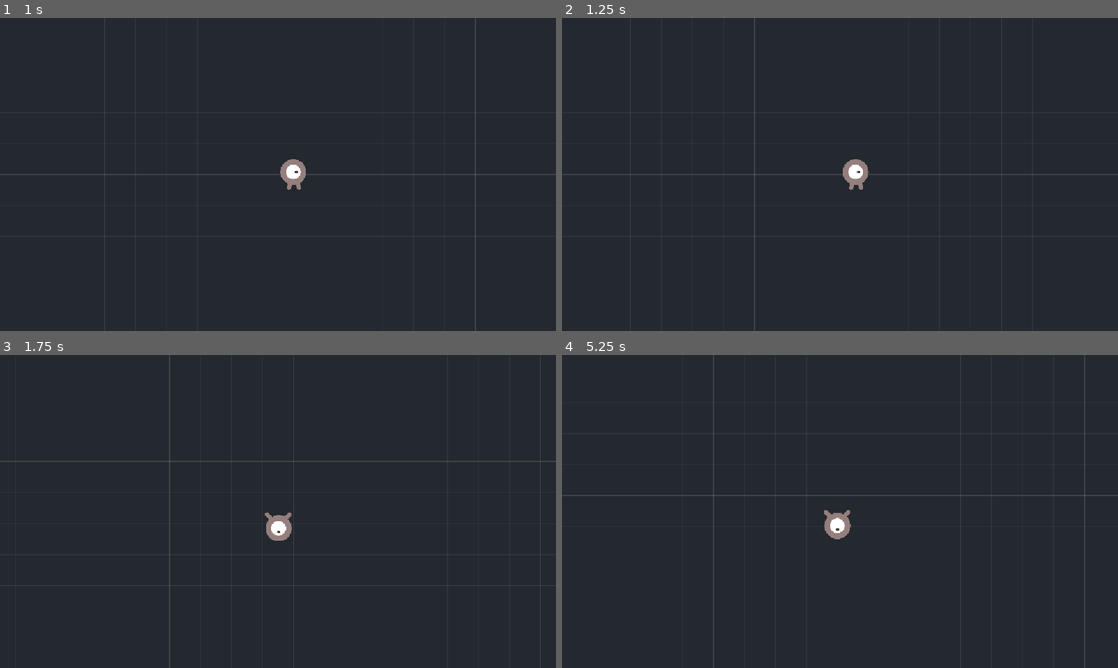
Above: before the commit, frames 1-4 (two rows, left to right).
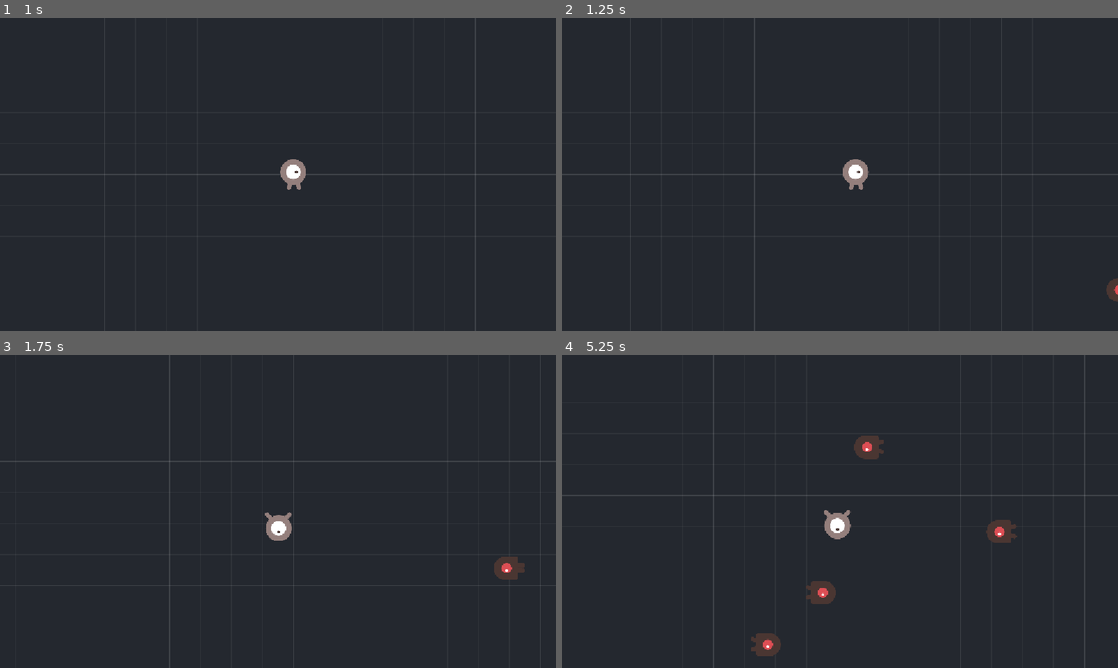
Above: after the commit, the same moments.

Repository: NielsHoekzema07/arena-survival
Game: Godot game, scene res://scenes/main/main.tscn
Same seed, same stepped clock (60 frames per second), same inputs: the game is played once before the commit and once after it.
Inputs:
- Up to frame 1 (1 s): tap Enter at 0.5 s; hold D (move_right) from 0.53 s (still down)
- Up to frame 2 (1.25 s): keep holding D (move_right)
- Up to frame 3 (1.75 s): tap Space at 1.25 s; release D (move_right) at 1.28 s; hold S (move_down) from 1.28 s (still down)
- Up to frame 4 (5.25 s): release S (move_down) at 2.03 s; hold D (move_right) 2.03-2.78 s; hold W (move_up) 2.78-3.53 s; hold A (move_left) 3.53-5.03 s; hold S (move_down) from 5.03 s (still down)

Frame 1 is identical in both runs. In frame 2, 0.1% of the frame differs, in the area x 97-100%, y 83-91%; in frame 3, 0.3%; in frame 4, 1.3%, in the area x 34-82%, y 25-97%.

Commit message:
Vijand die de speler achtervolgt, met spawner buiten beeld
- Enemy op CharacterBody2D, richting via direction_to (genormaliseerd)
- Spawner zet vijanden met een Timer op een cirkel van 700 px rond de
  speler, buiten de beelddiagonaal, en probeert opnieuw als het punt
  buiten het speelveld valt
- spawn_op() staat los van _ready, zodat de object pool in fase 7
  dezelfde functie kan gebruiken
- Docs: detectie is eenrichtingsverkeer, vijand heeft alleen world nodig

Diff:
--- /dev/null
+++ b/scenes/enemies/enemy.gd
@@ -0,0 +1,57 @@
+class_name Enemy
+extends CharacterBody2D
+
+## Vijand die recht op de speler afloopt.
+##
+## De vijand kijkt zelf alleen naar muren (`collision_mask` = world). Dat de
+## speler geraakt wordt en dat projectielen de vijand raken, wordt straks
+## afgehandeld door Area2D's aan de andere kant — zie docs/collision-layers.md.
+
+## Loopsnelheid in pixels per seconde.
+@export var speed: float = 120.0
+
+@onready var _sprite: AnimatedSprite2D = $AnimatedSprite2D
+
+var _doel: Node2D
+
+
+func _ready() -> void:
+	add_to_group("enemies")
+	_zoek_doel()
+
+
+## Zet de vijand op een startpositie. De spawner roept dit aan direct na het
+## aanmaken. In fase 7 roept de object pool dezelfde functie aan bij het
+## hergebruiken van een vijand, zodat er dan niets aan deze scene hoeft te
+## veranderen.
+func spawn_op(positie: Vector2) -> void:
+	global_position = positie
+	velocity = Vector2.ZERO
+	_zoek_doel()
+
+
+func _physics_process(_delta: float) -> void:
+	if not is_instance_valid(_doel):
+		# Speler is weg (game over of nog niet klaar): blijf staan.
+		velocity = Vector2.ZERO
+		_sprite.stop()
+		return
+
+	# direction_to levert een genormaliseerde vector op, dus de vijand loopt
+	# even snel ongeacht hoe ver de speler weg is.
+	var richting := global_position.direction_to(_doel.global_position)
+	velocity = richting * speed
+	move_and_slide()
+
+	_update_animatie(richting)
+
+
+func _zoek_doel() -> void:
+	_doel = get_tree().get_first_node_in_group("player")
+
+
+func _update_animatie(richting: Vector2) -> void:
+	_sprite.play()
+	# De sprite kijkt naar rechts; spiegel hem als de vijand naar links loopt.
+	if not is_zero_approx(richting.x):
+		_sprite.flip_h = richting.x < 0.0
--- /dev/null
+++ b/scenes/enemies/enemy.tscn
@@ -0,0 +1,36 @@
+[gd_scene load_steps=5 format=3]
+
+[ext_resource type="Script" path="res://scenes/enemies/enemy.gd" id="1_enemy"]
+[ext_resource type="Texture2D" uid="uid://b23rmqkgf5ryr" path="res://assets/art/enemyWalking_1.png" id="2_walk1"]
+[ext_resource type="Texture2D" uid="uid://q6u2gu2cq7yk" path="res://assets/art/enemyWalking_2.png" id="3_walk2"]
+
+[sub_resource type="SpriteFrames" id="SpriteFrames_enemy"]
+animations = [{
+"frames": [{
+"duration": 1.0,
+"texture": ExtResource("2_walk1")
+}, {
+"duration": 1.0,
+"texture": ExtResource("3_walk2")
+}],
+"loop": true,
+"name": &"default",
+"speed": 6.0
+}]
+
+[sub_resource type="CircleShape2D" id="CircleShape2D_enemy"]
+radius = 22.0
+
+[node name="Enemy" type="CharacterBody2D"]
+collision_layer = 2
+collision_mask = 16
+motion_mode = 1
+script = ExtResource("1_enemy")
+
+[node name="AnimatedSprite2D" type="AnimatedSprite2D" parent="."]
+scale = Vector2(0.5, 0.5)
+sprite_frames = SubResource("SpriteFrames_enemy")
+autoplay = "default"
+
+[node name="CollisionShape2D" type="CollisionShape2D" parent="."]
+shape = SubResource("CircleShape2D_enemy")
--- /dev/null
+++ b/scenes/enemies/enemy_spawner.gd
@@ -0,0 +1,73 @@
+class_name EnemySpawner
+extends Node2D
+
+## Zet met een vast interval vijanden neer op een cirkel rond de speler, net
+## buiten beeld. In fase 6 gaat het interval omlaag naarmate de run langer
+## duurt; in fase 7 komen de vijanden uit een object pool in plaats van uit
+## Instantiate().
+
+## Welke vijandscene er gespawnd wordt.
+@export var enemy_scene: PackedScene
+
+## Seconden tussen twee spawns.
+@export var spawn_interval: float = 1.0:
+	set(waarde):
+		spawn_interval = maxf(waarde, 0.05)
+		if is_instance_valid(_timer):
+			_timer.wait_time = spawn_interval
+
+## Afstand tot de speler waarop gespawnd wordt. Moet groter zijn dan de halve
+## beelddiagonaal (ongeveer 661 px bij 1152x648), anders zie je ze verschijnen.
+@export var spawn_afstand: float = 700.0
+
+## Bovengrens op het aantal levende vijanden, zodat een test niet eindeloos
+## doorgroeit.
+@export var max_vijanden: int = 200
+
+## Hoe ver een spawnpositie minimaal van de muur moet liggen.
+@export var muurmarge: float = 60.0
+
+var _timer: Timer
+var _doel: Node2D
+
+
+func _ready() -> void:
+	_doel = get_tree().get_first_node_in_group("player")
+
+	_timer = Timer.new()
+	_timer.wait_time = spawn_interval
+	_timer.autostart = true
+	_timer.timeout.connect(_op_timer)
+	add_child(_timer)
+
+
+func _op_timer() -> void:
+	if enemy_scene == null or not is_instance_valid(_doel):
+		return
+	if get_tree().get_node_count_in_group("enemies") >= max_vijanden:
+		return
+
+	var vijand := enemy_scene.instantiate() as Enemy
+	# Eerst in de boom hangen, dan pas positioneren: _ready moet gedraaid
+	# hebben voordat spawn_op de speler opzoekt.
+	add_child(vijand)
+	vijand.spawn_op(_kies_spawnpositie())
+
+
+## Kiest een willekeurige hoek op een cirkel rond de speler. Ligt dat punt
+## buiten het speelveld, dan wordt een andere hoek geprobeerd; lukt dat na een
+## paar pogingen niet, dan wordt het punt naar binnen getrokken.
+func _kies_spawnpositie() -> Vector2:
+	var veld := Speelveld.rect_met_marge(muurmarge)
+	var midden := _doel.global_position
+
+	for _poging in 12:
+		var hoek := randf() * TAU
+		var positie := midden + Vector2.RIGHT.rotated(hoek) * spawn_afstand
+		if veld.has_point(positie):
+			return positie
+
+	# Terugvaloptie: op de cirkel, maar binnen de muren geduwd.
+	var hoek_fallback := randf() * TAU
+	var ruw := midden + Vector2.RIGHT.rotated(hoek_fallback) * spawn_afstand
+	return ruw.clamp(veld.position, veld.end)
--- a/scenes/main/main.tscn
+++ b/scenes/main/main.tscn
@@ -2,6 +2,8 @@
 
 [ext_resource type="PackedScene" uid="uid://cui2paftyaw2o" path="res://scenes/player/player.tscn" id="1_player"]
 [ext_resource type="Script" uid="uid://cj3mvgjluy5lf" path="res://scenes/main/arena_raster.gd" id="2_raster"]
+[ext_resource type="Script" path="res://scenes/enemies/enemy_spawner.gd" id="3_spawner"]
+[ext_resource type="PackedScene" path="res://scenes/enemies/enemy.tscn" id="4_enemy"]
 
 [sub_resource type="RectangleShape2D" id="RectangleShape2D_horizontaal"]
 size = Vector2(2064, 32)
@@ -41,3 +43,7 @@
 shape = SubResource("RectangleShape2D_verticaal")
 
 [node name="Player" parent="." unique_id=2005259374 instance=ExtResource("1_player")]
+
+[node name="EnemySpawner" type="Node2D" parent="."]
+script = ExtResource("3_spawner")
+enemy_scene = ExtResource("4_enemy")
Not shown, added: scenes/enemies/enemy.gd.uid
Not shown, added: scenes/enemies/enemy_spawner.gd.uid
Not shown, changed: docs/collision-layers.md
